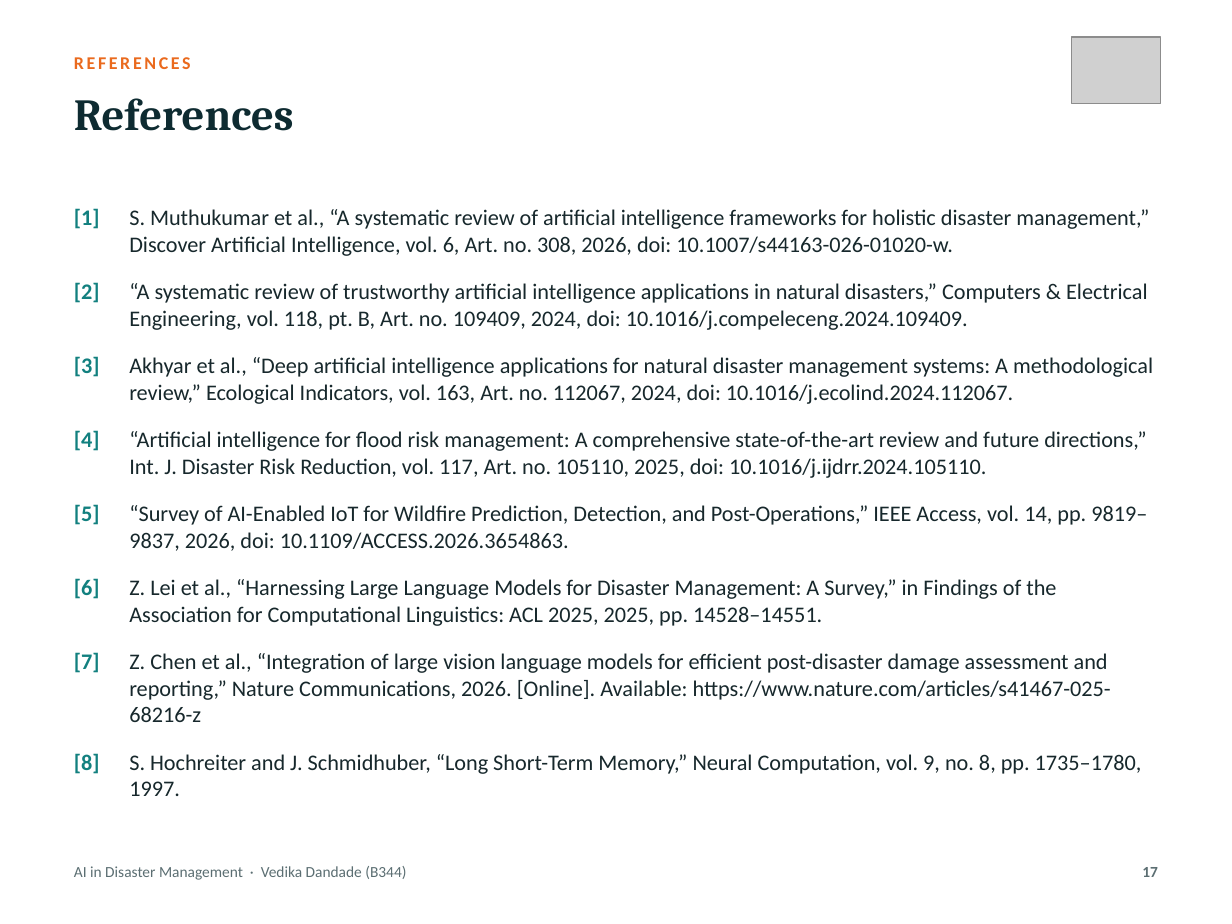
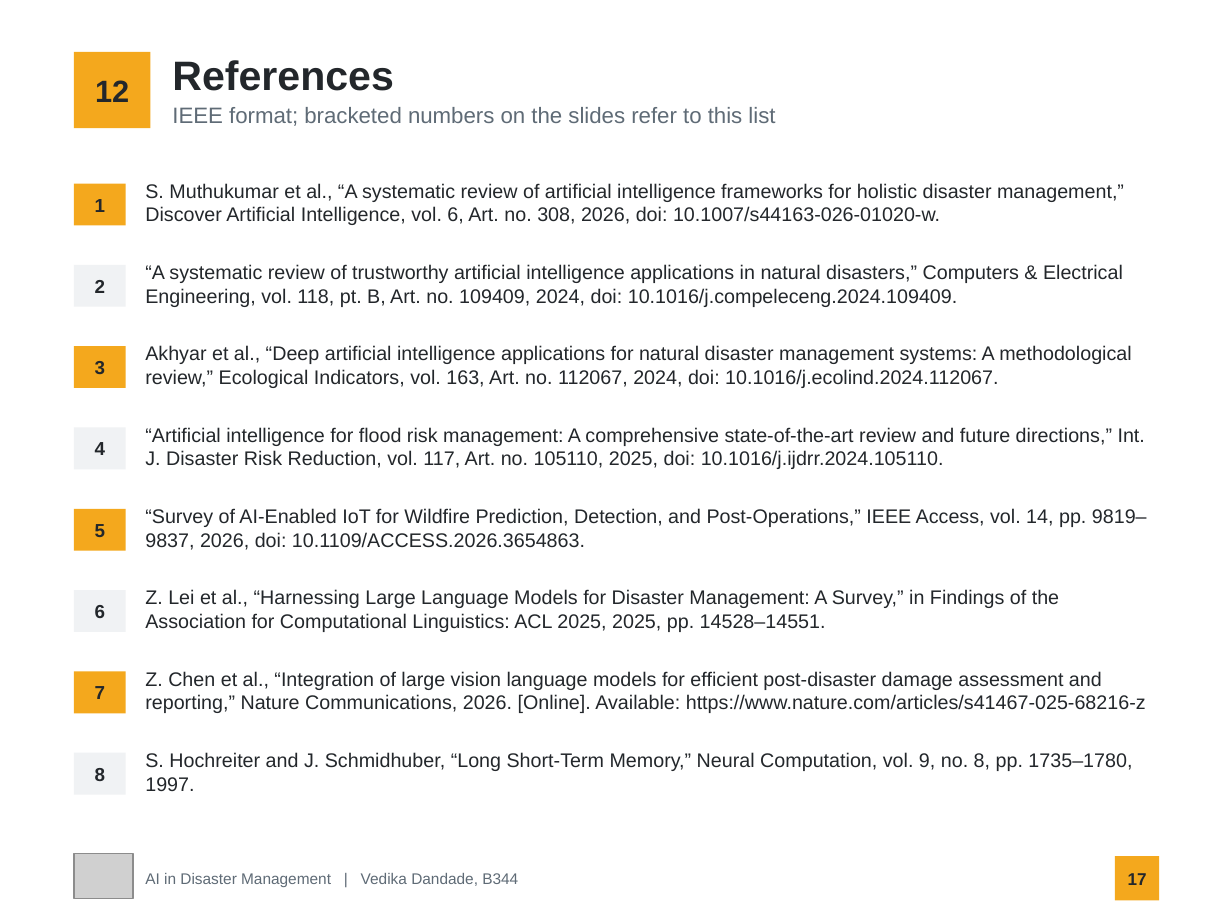
Before and after one commit to UtkarshKale/Cooga, a slide deck: slide 17 of seminar-ppt/Seminar_PPT_AI_Disaster_Management_B344_Vedika_Dandade.pptx. Drawn at 1232x924 pixels with LibreOffice and Linux fonts; fonts in the diff are those of the drawing; grey boxes stand for pictures. Boxes give left, top, right and bottom in pixels: in the first picture for what was removed or moved away, otherwise in the second. Text is boxed around its words. In the diff, an @@ line names an element or a change of style, - is before the commit and + after.

```diff
--- a/seminar-ppt/Seminar_PPT_AI_Disaster_Management_B344_Vedika_Dandade.pptx
+++ b/seminar-ppt/Seminar_PPT_AI_Disaster_Management_B344_Vedika_Dandade.pptx
@@ text removed at (74,57,191,69) @@
-REFERENCES
@@ rectangle added at (74,52,150,128), fill #F4A81D, 18 pt, text #23272B, bold @@
+12
@@ text "References": place and size @@
-text "References" at (74,98,294,131)
+text "References" at (172,60,393,91)
@@ text "References" at (172,60,393,91): size 26 to 24 pt, font Cambria to Arial, text colour #0E2B31 to #23272B; vertical alignment top to middle @@
@@ text added at (172,107,775,126), 13 pt, text #5F6B76 @@
+IEEE format; bracketed numbers on the slides refer to this list
@@ text removed at (74,208,1153,796) @@
-[1] S. Muthukumar et al., “A systematic review of artificial intelligence frameworks for holistic disaster management,” Discover Artificial Intelligence, vol. 6, Art. no. 308, 2026, doi: 10.1007/s44163-026-01020-w.
-[2] “A systematic review of trustworthy artificial intelligence applications in natural disasters,” Computers & Electrical Engineering, vol. 118, pt. B, Art. no. 109409, 2024, doi: 10.1016/j.compeleceng.2024.109409.
-[3] Akhyar et al., “Deep artificial intelligence applications for natural disaster management systems: A methodological review,” Ecological Indicators, vol. 163, Art. no. 112067, 2024, doi: 10.1016/j.ecolind.2024.112067.
-[4] “Artificial intelligence for flood risk management: A comprehensive state-of-the-art review and future directions,” Int. J. Disaster Risk Reduction, vol. 117, Art. no. 105110, 2025, doi: 10.1016/j.ijdrr.2024.105110.
-[5] “Survey of AI-Enabled IoT for Wildfire Prediction, Detection, and Post-Operations,” IEEE Access, vol. 14, pp. 9819–9837, 2026, doi: 10.1109/ACCESS.2026.3654863.
-[6] Z. Lei et al., “Harnessing Large Language Models for Disaster Management: A Survey,” in Findings of the Association for Computational Linguistics: ACL 2025, 2025, pp. 14528–14551.
-[7] Z. Chen et al., “Integration of large vision language models for efficient post-disaster damage assessment and reporting,” Nature Communications, 2026. [Online]. Available: https://www.nature.com/articles/s41467-025-68216-z
-[8] S. Hochreiter and J. Schmidhuber, “Long Short-Term Memory,” Neural Computation, vol. 9, no. 8, pp. 1735–1780, 1997.
@@ rectangle added at (74,184,126,225), fill #F4A81D, 11 pt, text #23272B, bold @@
+1
@@ text added at (145,183,1124,225), 11.5 pt, text #23272B @@
+S. Muthukumar et al., “A systematic review of artificial intelligence frameworks for holistic disaster management,” Discover Artificial Intelligence, vol. 6, Art. no. 308, 2026, doi: 10.1007/s44163-026-01020-w.
@@ rectangle added at (74,265,126,307), fill #F0F2F4, 11 pt, text #23272B, bold @@
+2
@@ text added at (145,264,1123,307), 11.5 pt, text #23272B @@
+“A systematic review of trustworthy artificial intelligence applications in natural disasters,” Computers & Electrical Engineering, vol. 118, pt. B, Art. no. 109409, 2024, doi: 10.1016/j.compeleceng.2024.109409.
@@ rectangle added at (74,346,126,388), fill #F4A81D, 11 pt, text #23272B, bold @@
+3
@@ text added at (145,345,1131,388), 11.5 pt, text #23272B @@
+Akhyar et al., “Deep artificial intelligence applications for natural disaster management systems: A methodological review,” Ecological Indicators, vol. 163, Art. no. 112067, 2024, doi: 10.1016/j.ecolind.2024.112067.
@@ rectangle added at (74,428,126,469), fill #F0F2F4, 11 pt, text #23272B, bold @@
+4
@@ text added at (145,427,1145,469), 11.5 pt, text #23272B @@
+“Artificial intelligence for flood risk management: A comprehensive state-of-the-art review and future directions,” Int. J. Disaster Risk Reduction, vol. 117, Art. no. 105110, 2025, doi: 10.1016/j.ijdrr.2024.105110.
@@ rectangle added at (74,509,126,551), fill #F4A81D, 11 pt, text #23272B, bold @@
+5
@@ text added at (145,508,1147,550), 11.5 pt, text #23272B @@
+“Survey of AI-Enabled IoT for Wildfire Prediction, Detection, and Post-Operations,” IEEE Access, vol. 14, pp. 9819–9837, 2026, doi: 10.1109/ACCESS.2026.3654863.
@@ rectangle added at (74,590,126,632), fill #F0F2F4, 11 pt, text #23272B, bold @@
+6
@@ text added at (145,589,1059,632), 11.5 pt, text #23272B @@
+Z. Lei et al., “Harnessing Large Language Models for Disaster Management: A Survey,” in Findings of the Association for Computational Linguistics: ACL 2025, 2025, pp. 14528–14551.
@@ rectangle added at (74,671,126,713), fill #F4A81D, 11 pt, text #23272B, bold @@
+7
@@ text added at (145,671,1146,713), 11.5 pt, text #23272B @@
+Z. Chen et al., “Integration of large vision language models for efficient post-disaster damage assessment and reporting,” Nature Communications, 2026. [Online]. Available: https://www.nature.com/articles/s41467-025-68216-z
@@ rectangle added at (74,753,126,795), fill #F0F2F4, 11 pt, text #23272B, bold @@
+8
@@ text added at (145,752,1132,791), 11.5 pt, text #23272B @@
+S. Hochreiter and J. Schmidhuber, “Long Short-Term Memory,” Neural Computation, vol. 9, no. 8, pp. 1735–1780, 1997.
@@ picture: place and size @@
-picture at (1072,37,1161,103)
+picture at (74,854,133,898)
@@ text "AI in Disaster Management | ..." at (145,873,518,887): vertical alignment top to middle @@
@@ page number: place and size @@
-page number at (1142,867,1158,877)
+page number at (1115,856,1159,901)
@@ page number at (1115,856,1159,901): size 9 to 10 pt, font Calibri to Arial, text colour #5B6E72 to #23272B; alignment right to centre; vertical alignment top to middle; fill none to #F4A81D @@
@@ text at (145,873,518,887): text changed; font Calibri to Arial; text colour #5B6E72 to #5F6B76 @@
-AI in Disaster Management · Vedika Dandade (B344)
+AI in Disaster Management | Vedika Dandade, B344
```
Also in this commit, not shown: 17 other slides changed, 5 other files.
